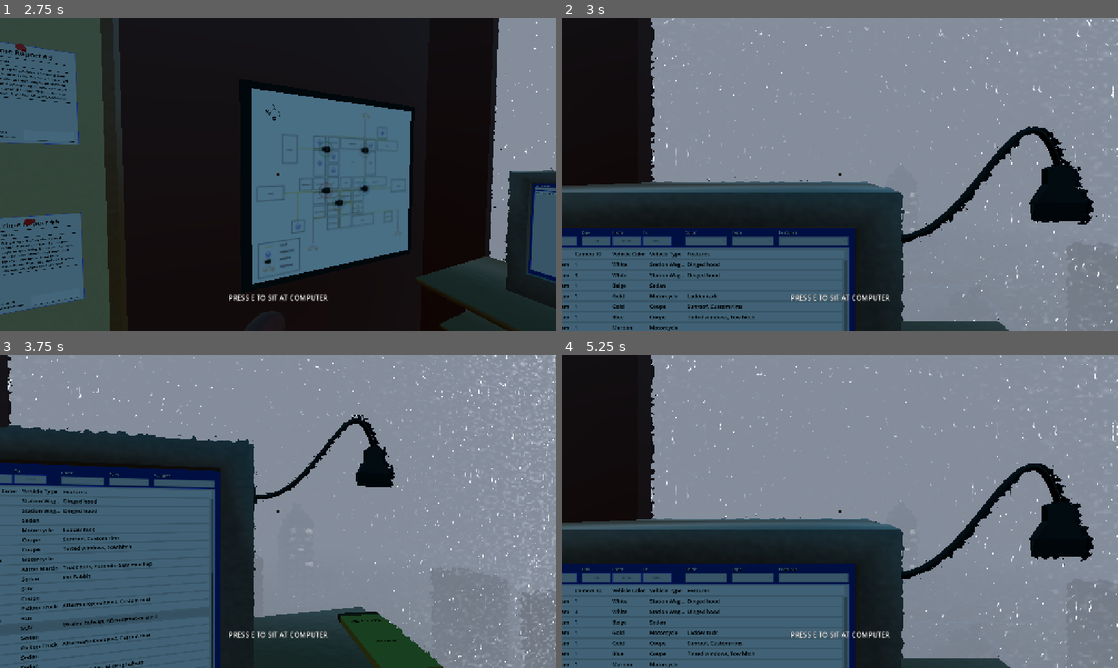
Above: before the commit, frames 1-4 (two rows, left to right).
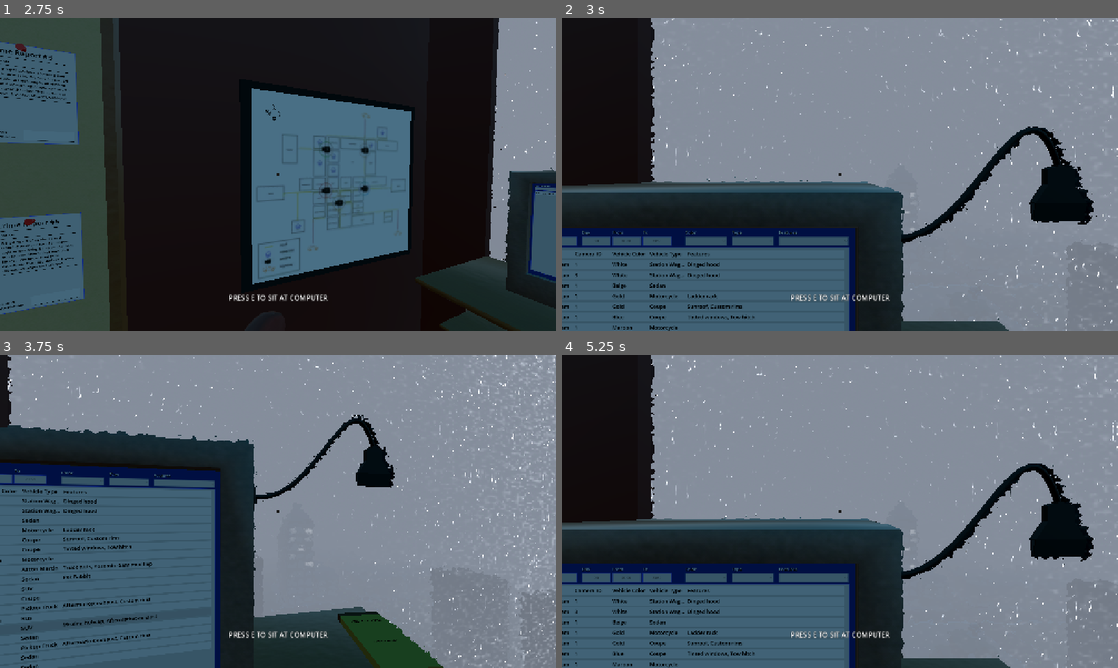
Above: after the commit, the same moments.

Repository: Ciph3rzer0/brackeys-2026.2-trust-no-one
Game: Godot game, scene res://scenes/city.tscn
Two runs of this game, one before a commit and one after it. Both use one fixed random seed, a clock stepped at 60 frames per second and the inputs below.
Inputs (mouse positions are in pixels of both pictures, inside the frame that each line leads up to):
- Up to frame 1 (2.75 s): tap Enter at 0.5 s; move the mouse to (400, 158) at 0.52 s; hold D (pc_right) 0.53-1.28 s; hold E (pc_interact) 0.53-1.28 s; click (400, 158) at 0.67 s; tap Space at 0.77, 1.07, 1.52, 1.82 s; move the mouse to (250, 174) at 1.27 s; hold W (pc_forward) from 1.28 s (still down); tap Ctrl at 1.35 s; move the mouse to (289, 168) at 2.02 s; hold Shift from 2.03 s (still down)
- Up to frame 2 (3 s): keep holding W (pc_forward); tap E (pc_interact) at 2.75, 2.85 s; move the mouse to (834, 180) at 2.77 s; release Shift at 2.78 s; click (834, 180) at 2.92 s
- Up to frame 3 (3.75 s): keep holding W (pc_forward); tap Space at 3.02, 3.32 s; tap E (pc_interact) at 3.5 s; move the mouse to (316, 514) at 3.52 s; hold Ctrl from 3.53 s (still down)
- Up to frame 4 (5.25 s): keep holding W (pc_forward); tap Space at 3.77, 4.07, 4.52, 4.82 s; tap E (pc_interact) at 4.25, 5 s; move the mouse to (795, 508) at 4.27 s; release Ctrl at 4.28 s; tap Shift at 4.35 s; move the mouse to (845, 511) at 5.02 s; hold E (pc_interact) from 5.03 s (still down); click (845, 511) at 5.17 s

Frame 1 is identical in both runs. In frame 2, less than 0.1% of the frame differs, in the area x 50-52%, y 77-100%; in frame 3, 0.2%, in the area x 16-39%, y 46-100%; in frame 4, less than 0.1%.

Commit message:
feat: change page size to match lines on screen (no more scrolling)

Diff:
--- a/ui/tables/vehicle_sightings/vehicle_sightings_table_view.gd
+++ b/ui/tables/vehicle_sightings/vehicle_sightings_table_view.gd
@@ -1,7 +1,7 @@
 class_name VehicleSightingsTableView
 extends PanelContainer
 
-const PAGE_SIZE := 50
+const PAGE_SIZE := 18
 const DEFAULT_FROM_TIME := "00:00"
 const DEFAULT_TO_TIME := "23:59"
 
